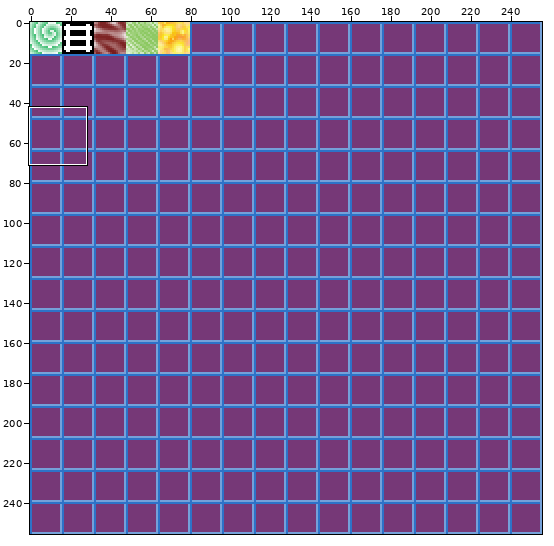
Two states of a sprite sheet, Minecraft/src/gfx/dimmcraft/blocks.png. Above, an overview of the earlier version with the close-up marked.
Close-up. First the earlier version:
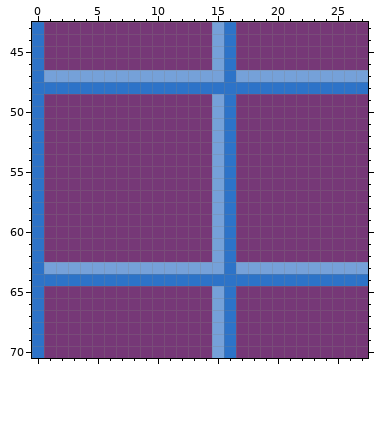
The file is 256x256 pixels. Colours within 5 levels of each other are drawn and written as one. Shown: x 0..27, y 43..70.
Now the later version:
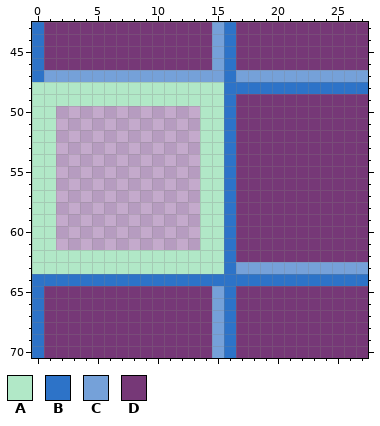
Palette (. is transparent): A #b1e8c7  B #2d73c8  C #75a1d9  D #763877
Change:
{"y":48,"x":0,"old":"BBBBBBBBBBBBBBBB","new":"AAAAAAAAAAAAAAAA"}
{"y":49,"x":0,"old":"BDDDDDDDDDDDDDDC","new":"AAAAAAAAAAAAAAAA"}
{"y":50,"x":0,"old":"BDDDDDDDDDDDDDDC","new":"AA............AA"}
{"y":51,"x":0,"old":"BDDDDDDDDDDDDDDC","new":"AA............AA"}
{"y":52,"x":0,"old":"BDDDDDDDDDDDDDDC","new":"AA............AA"}
{"y":53,"x":0,"old":"BDDDDDDDDDDDDDDC","new":"AA............AA"}
{"y":54,"x":0,"old":"BDDDDDDDDDDDDDDC","new":"AA............AA"}
{"y":55,"x":0,"old":"BDDDDDDDDDDDDDDC","new":"AA............AA"}
{"y":56,"x":0,"old":"BDDDDDDDDDDDDDDC","new":"AA............AA"}
{"y":57,"x":0,"old":"BDDDDDDDDDDDDDDC","new":"AA............AA"}
{"y":58,"x":0,"old":"BDDDDDDDDDDDDDDC","new":"AA............AA"}
{"y":59,"x":0,"old":"BDDDDDDDDDDDDDDC","new":"AA............AA"}
{"y":60,"x":0,"old":"BDDDDDDDDDDDDDDC","new":"AA............AA"}
{"y":61,"x":0,"old":"BDDDDDDDDDDDDDDC","new":"AA............AA"}
{"y":62,"x":0,"old":"BDDDDDDDDDDDDDDC","new":"AAAAAAAAAAAAAAAA"}
{"y":63,"x":0,"old":"BCCCCCCCCCCCCCCC","new":"AAAAAAAAAAAAAAAA"}
{"label":"changed","picture_box":[32,82,224,274]}
